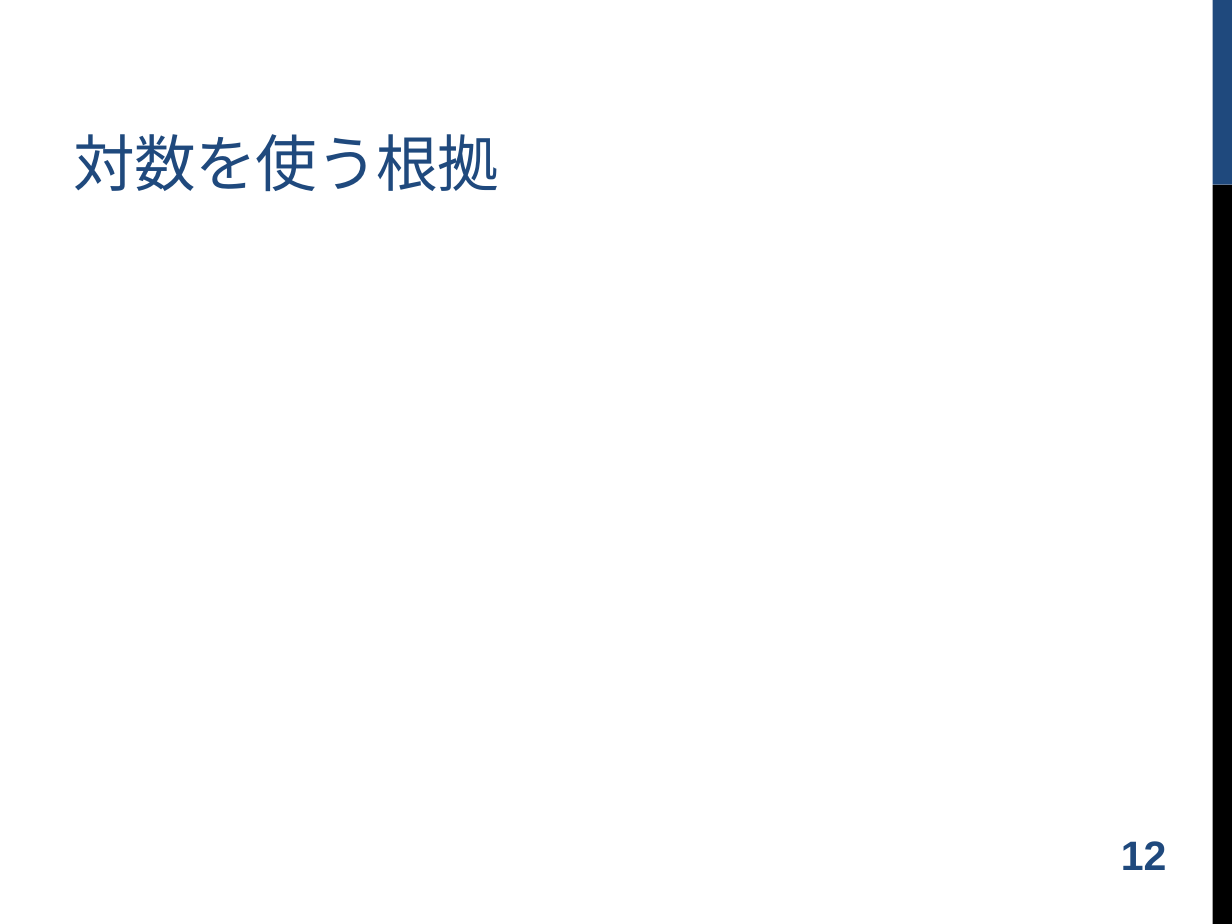
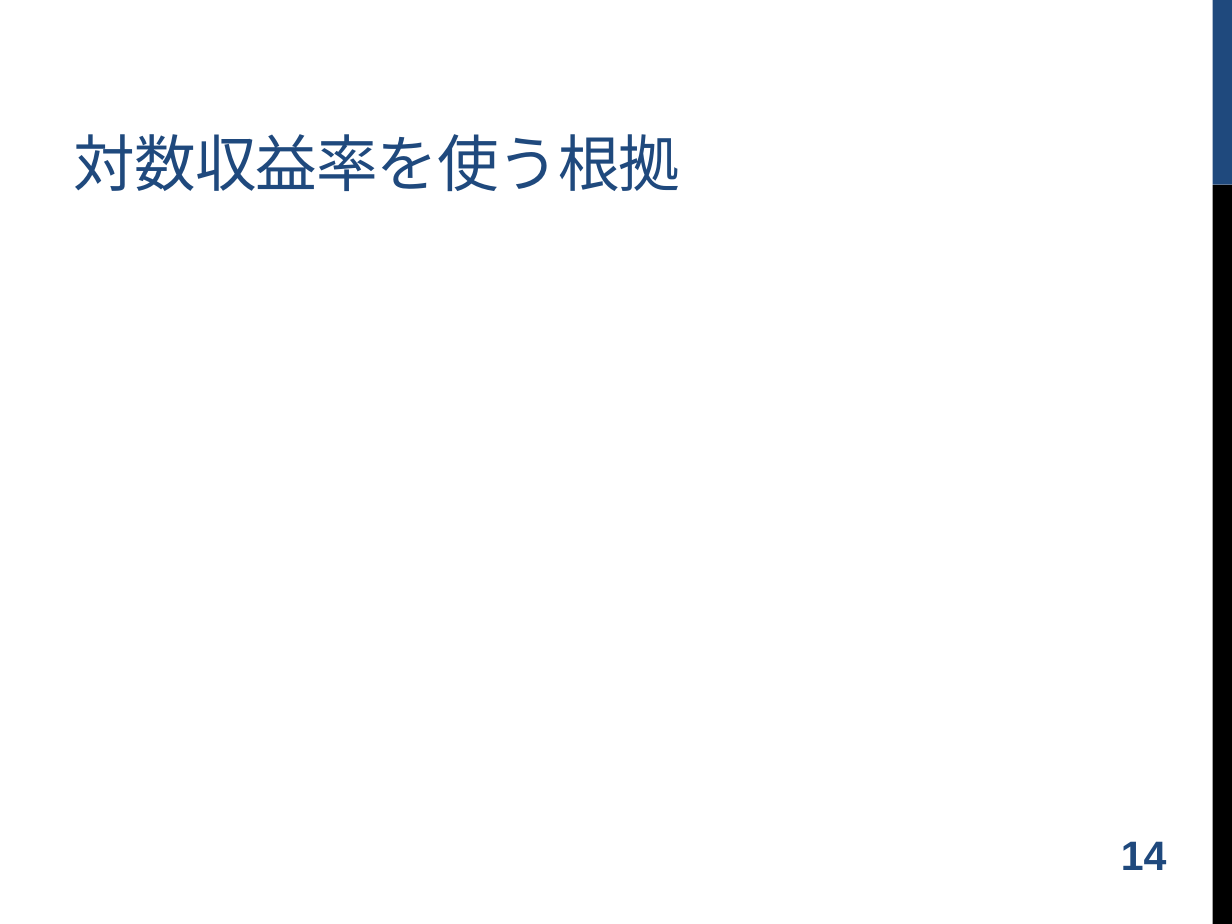
Before and after one commit to shugo/DCW2016, a slide deck: slide 15 of ruby_data_analysis.pptx (slide 13 before the commit). Drawn at 1232x924 pixels with LibreOffice and Linux fonts; fonts in the diff are those of the drawing; grey boxes stand for pictures; background and template pictures are left out. Boxes give left, top, right and bottom in pixels: in the first picture for what was removed or moved away, otherwise in the second. Text is boxed around its words. In the diff, an @@ line names an element or a change of style, - is before the commit and + after.

```diff
--- a/ruby_data_analysis.pptx
+++ b/ruby_data_analysis.pptx
@@ title at <box>74,134,681,191</box>: text changed @@
-対数を使う根拠
+対数収益率を使う根拠
@@ page number at <box>1121,841,1167,870</box>: text changed @@
-12
+14
```
Also in this commit, not shown: 8 other slides changed, 8 slides added, 4 slides removed, 2 other files.
